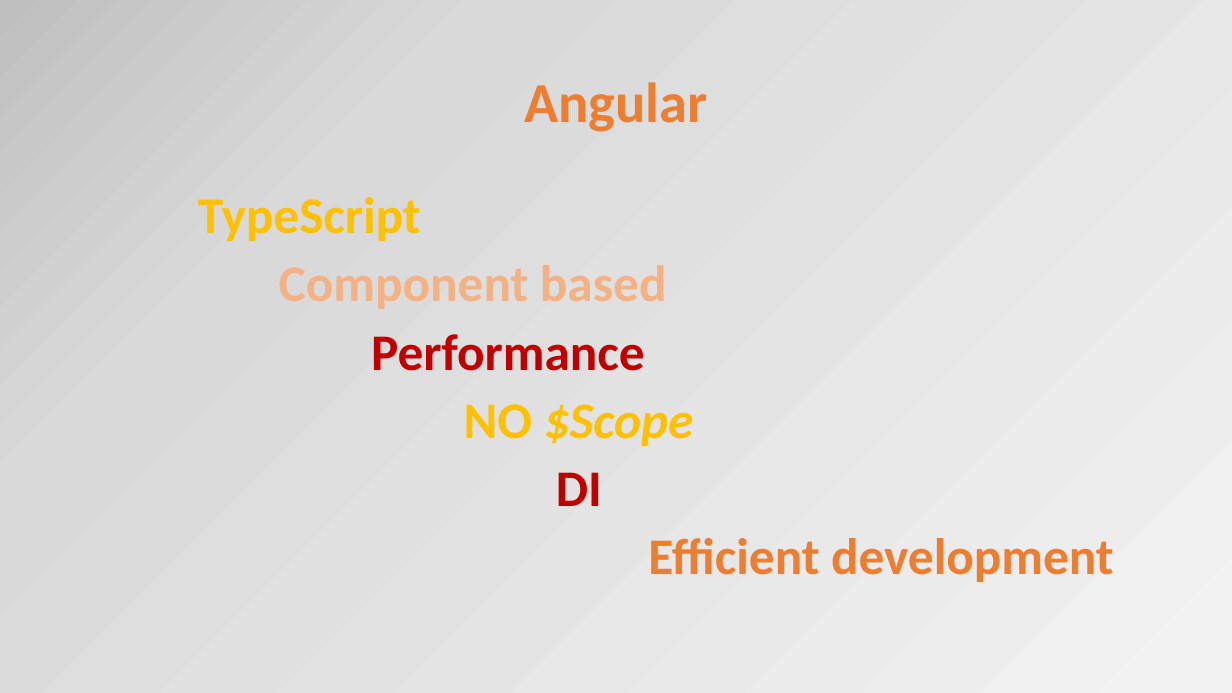
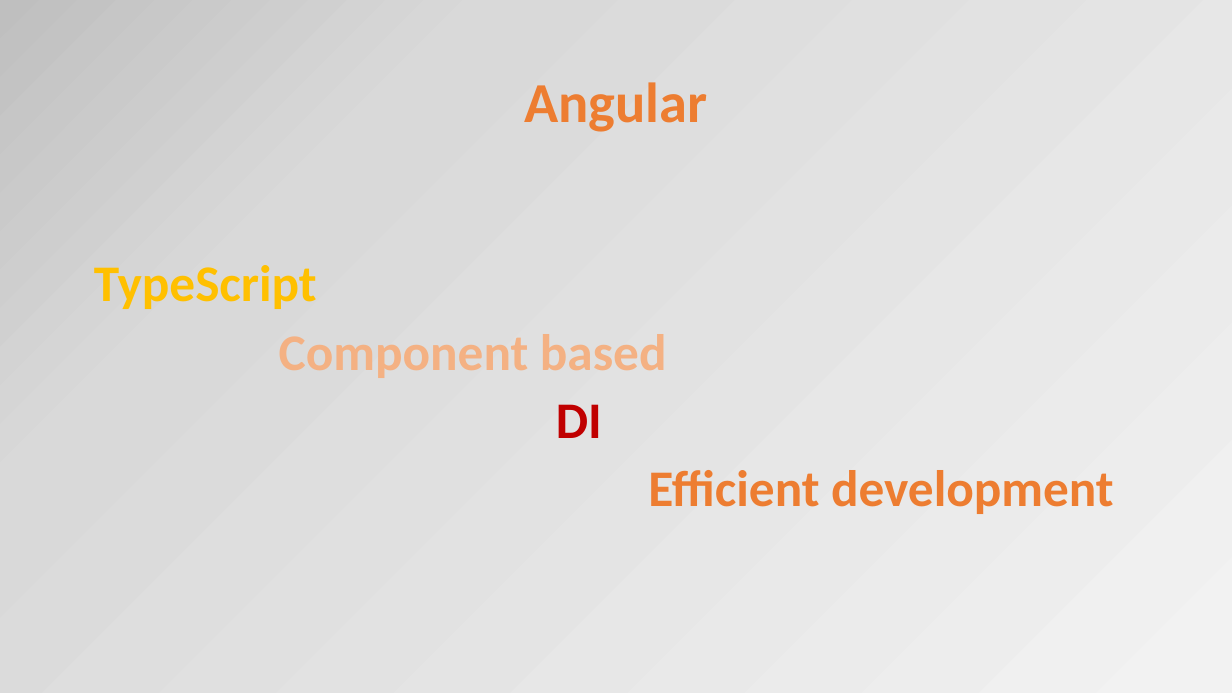
Before and after one commit to petereijgermans11/frontend-cursus, a slide deck: slide 2 of frontend-cursus/ 8 - Angular.pptx (slide 3 before the commit). Drawn at 1232x693 pixels with LibreOffice and Linux fonts; fonts in the diff are those of the drawing. Boxes give left, top, right and bottom in pixels: in the first picture for what was removed or moved away, otherwise in the second. Text is boxed around its words. In the diff, an @@ line names an element or a change of style, - is before the commit and + after.

Commit message:
ppt angular en react updated

```diff
--- a/frontend-cursus/ 8 - Angular.pptx
+++ b/frontend-cursus/ 8 - Angular.pptx
@@ text at (x1=371, y1=334, x2=694, y2=446): paragraphs removed @@
-Performance
-NO $Scope
```
Also in this commit, not shown: 8 other slides changed, 4 slides added, 1 slide removed, 10 other files.
